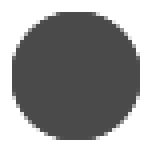
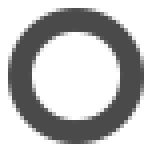
Layered file, before and after one edit (w=152, h=152). Changes by layer:
painted on "形状 2" over bbox(8, 8, 144, 144)
hid "椭圆 1", painted on it over bbox(8, 8, 144, 144)
hid "形状 1 拷贝", painted on it over bbox(8, 8, 144, 144)
hid "形状 1", painted on it over bbox(8, 8, 144, 144)
